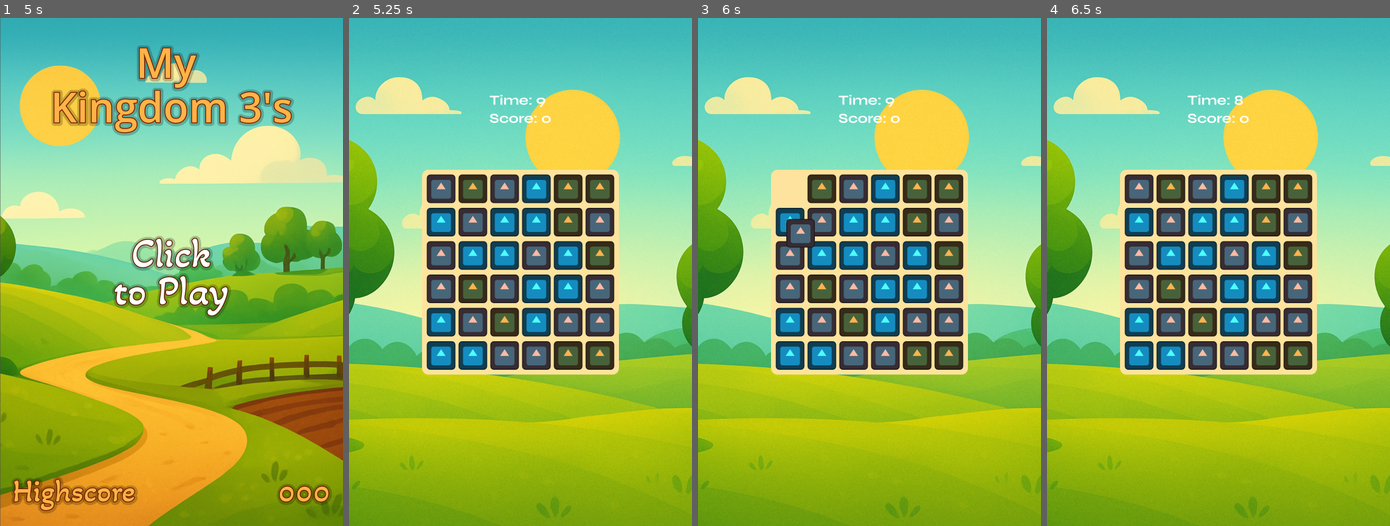
Above: before the commit, frames 1-4 (left to right).
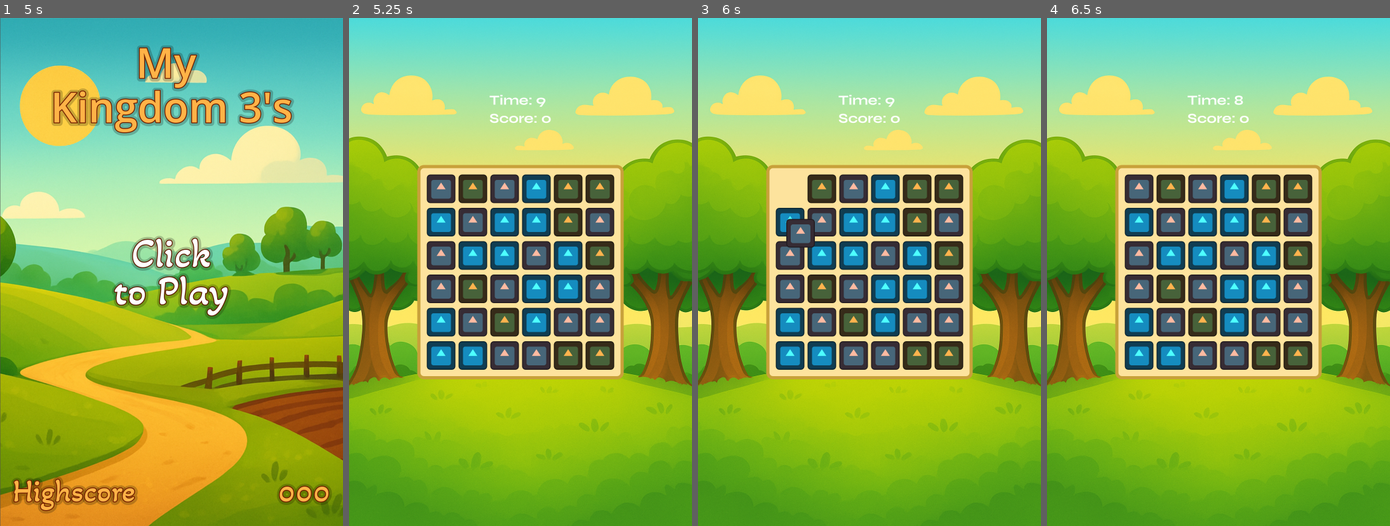
Above: after the commit, the same moments.

Repository: anielhub-guru/BoxSort
Game: Godot game, scene res://scene/main.tscn
The game is run twice, just before and just after one commit, with the same random seed, the same clock (stepped at 60 frames per second) and the same inputs. The engine's default icon, where the game draws it, is replaced by a stand-in: a white triangle on a blue panel in a dark square.
Inputs (mouse positions are in pixels of both pictures, inside the frame that each line leads up to):
- Up to frame 1 (5 s): tap Enter every 0.75 s from 0.5 to 4.25 s; move the mouse to (246, 246) at 0.52 s; click (246, 246) at 0.67 s; drag from (102, 297) to (154, 373) at 1.27 s; move the mouse to (205, 160) at 2.02 s; click (205, 160) at 2.17 s; drag from (154, 373) to (68, 195) at 2.77 s; move the mouse to (274, 348) at 3.52 s; click (274, 348) at 3.67 s; drag from (68, 195) to (120, 145) at 4.27 s
- Up to frame 2 (5.25 s): move the mouse to (537, 272) at 5.02 s; click (537, 272) at 5.17 s
- Up to frame 3 (6 s): drag from (790, 190) to (821, 322) at 5.77 s
- Up to frame 4 (6.5 s): no input

Frame 1 is identical in both runs. In frame 2, 66% of the frame differs, in the area x 0-100%, y 0-100%; in frame 3, 66%; in frame 4, 66%.

Commit message:
stable v.0.02

Diff:
--- a/scene/game.tscn
+++ b/scene/game.tscn
@@ -1,10 +1,9 @@
-[gd_scene load_steps=8 format=3 uid="uid://tlj3q4jkmqyt"]
+[gd_scene load_steps=7 format=3 uid="uid://tlj3q4jkmqyt"]
 
 [ext_resource type="FontFile" uid="uid://bqsgikbx1kjqx" path="res://font/Syne-Bold.ttf" id="1_dbls1"]
 [ext_resource type="PackedScene" uid="uid://pg3fayeowjo" path="res://scene/grid.tscn" id="2_33cqm"]
 [ext_resource type="LabelSettings" uid="uid://bvipd1merppx4" path="res://resources/title_font200.tres" id="2_xwcet"]
-[ext_resource type="Texture2D" uid="uid://bbi0mndtirqjq" path="res://images/grassplain_bg.png" id="4_xlg7c"]
-[ext_resource type="Texture2D" uid="uid://b2i8s6goe73in" path="res://images/UI.png" id="4_xwcet"]
+[ext_resource type="Texture2D" uid="uid://bgnmqteoydy1h" path="res://images/treeplain_bg.png" id="4_p1ry8"]
 [ext_resource type="AudioStream" path="res://audio/MKT_gameplay1.mp3" id="5_p1ry8"]
 
 [sub_resource type="LabelSettings" id="LabelSettings_c73ev"]
@@ -63,23 +62,10 @@
 anchor_bottom = 1.0
 grow_horizontal = 2
 grow_vertical = 2
-texture = ExtResource("4_xlg7c")
+texture = ExtResource("4_p1ry8")
 expand_mode = 3
 
 [node name="AudioStreamPlayer" type="AudioStreamPlayer" parent="."]
 stream = ExtResource("5_p1ry8")
 volume_db = -20.0
 autoplay = true
-
-[node name="TextureRect" type="TextureRect" parent="AudioStreamPlayer"]
-z_index = -1
-anchors_preset = 15
-anchor_right = 1.0
-anchor_bottom = 1.0
-offset_left = 2488.0
-offset_top = 67.0
-offset_right = 2488.0
-offset_bottom = 67.0
-grow_horizontal = 2
-grow_vertical = 2
-texture = ExtResource("4_xwcet")
--- a/scripts/grid.gd
+++ b/scripts/grid.gd
@@ -7,7 +7,7 @@
 var shelf_gap_x = 10  # You can now adjust the horizontal gap between tiles
 var shelf_gap_y = 15  # You can now adjust the vertical gap between tiles
 var use_shelf_gaps = false  # Set to 'true' for the old shelf gap, 'false' for a uniform gap
-
+var padding = 60 	# Define the padding amount
 # Game state and data
 var grid_data = []
 var draggable_item_scene = preload("res://scene/DraggableItem.tscn")
@@ -63,14 +63,22 @@
 	# of this Node2D in the scene tree.
 	var background_panel = get_node("Panel")
 	if background_panel != null:
-		# Define the padding amount
-		var padding = 30
 
 		# Set the size to be the grid size plus the padding
 		background_panel.size = Vector2(grid_total_width + padding, grid_total_height + padding)
-
 		# Offset the position by half of the padding to center the background
 		background_panel.position = Vector2(-padding / 2, -padding / 2)
+
+		# Get the StyleBoxFlat resource from the Panel
+		var stylebox_panel = background_panel.get_theme_stylebox("panel")
+
+		# Check if the resource is a StyleBoxFlat and set the border properties
+		if stylebox_panel is StyleBoxFlat:
+			stylebox_panel.border_width_top = 10
+			stylebox_panel.border_width_bottom = 10
+			stylebox_panel.border_width_left = 10
+			stylebox_panel.border_width_right = 10
+			stylebox_panel.border_color = Color("#c8a13a")
 
 	var border_node = get_node("Line2D")
 	if border_node != null:
Binary file added: images/treeplain_bg.png
Not shown, added: images/treeplain_bg.png.import
